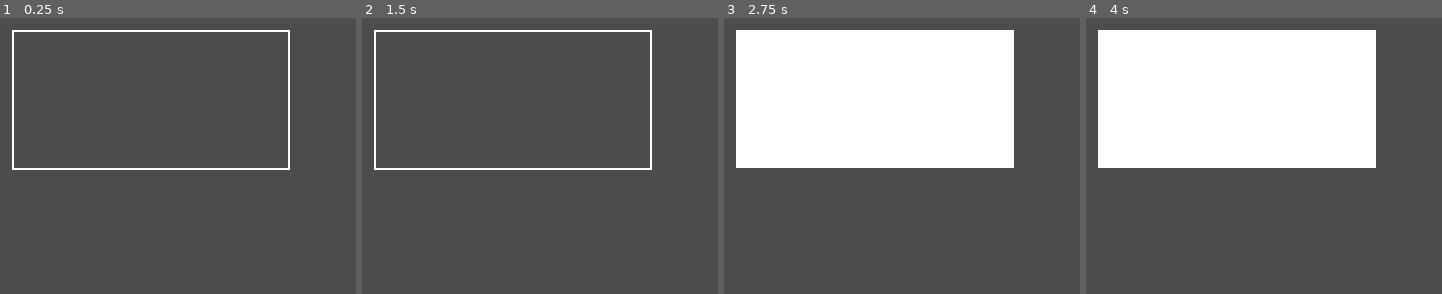
Above: before the commit, frames 1-4 (left to right).
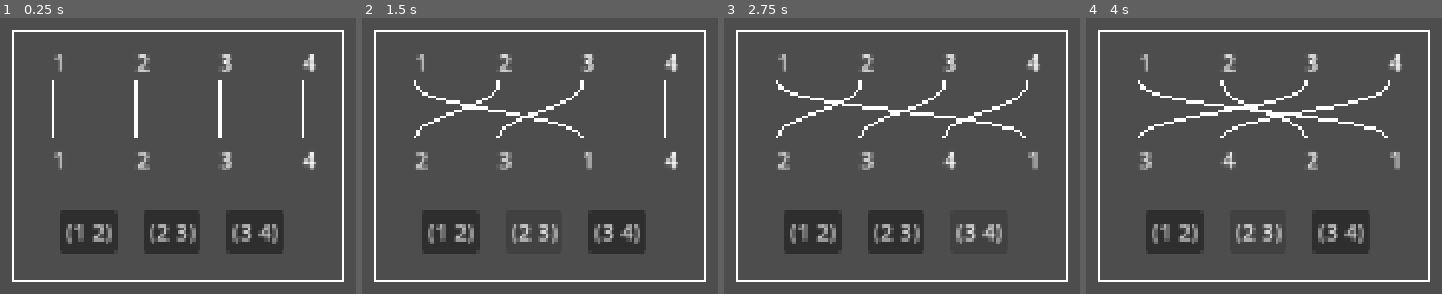
Above: after the commit, the same moments.

Repository: BenjaminGustafson/abstract-algebra-game
Game: Godot game, scene res://main.tscn
Same seed, same stepped clock (60 frames per second), same inputs: the game is played once before the commit and once after it.
Inputs (mouse positions are in pixels of both pictures, inside the frame that each line leads up to):
- Up to frame 1 (0.25 s): no input
- Up to frame 2 (1.5 s): click (451, 230) at 0.5 s, where only the run after the commit has a clickable "(1 2)"; click (532, 230) at 1.25 s, where only the run after the commit has a clickable "(2 3)"
- Up to frame 3 (2.75 s): click (980, 230) at 2 s, where only the run after the commit has a clickable "(3 4)"
- Up to frame 4 (4 s): click (1175, 230) at 2.75 s, where only the run after the commit has a clickable "(1 2)"; click (1256, 230) at 3.5 s, where only the run after the commit has a clickable "(2 3)"

The runs differ from the first frame. In frame 1, 11% of the frame differs, in the area x 3-97%, y 4-96%; in frame 2, 9.6%; in frame 3, 44%; in frame 4, 43%.

Commit message:
create symmetric group

Diff:
--- /dev/null
+++ b/group-theory-godot/group.gd
@@ -0,0 +1,15 @@
+class_name Group
+extends Node2D
+
+signal state_changed(element)
+
+var size := Vector2(200, 120)
+var current
+
+func _draw() -> void:
+	draw_rect(Rect2(Vector2.ZERO, size), Color.WHITE, false)
+
+func set_current(e) -> void:
+	current = e
+	queue_redraw()
+	state_changed.emit(e)
--- a/group-theory-godot/main.gd
+++ b/group-theory-godot/main.gd
@@ -1,11 +1,6 @@
 extends Node2D
 
-var filled := false
-
-func _draw():
-	draw_rect(Rect2(50, 50, 200, 100), Color.WHITE, filled)
-
-func _input(event):
-	if event is InputEventMouseButton and event.pressed:
-		filled = not filled
-		queue_redraw()
+func _ready():
+	var g := SymmetricGroup.new(4)
+	g.position = Vector2(50, 50)
+	add_child(g)
--- /dev/null
+++ b/group-theory-godot/permutation.gd
@@ -0,0 +1,16 @@
+class_name Permutation
+extends RefCounted
+
+var row: Array  # bottom row, e.g. [2, 1, 3]
+
+func _init(r: Array) -> void:
+	row = r.duplicate()
+
+func swap_positions(i: int, j: int) -> Permutation:
+	var r := row.duplicate()
+	r[i] = row[j]
+	r[j] = row[i]
+	return Permutation.new(r)
+
+func equals(other: Permutation) -> bool:
+	return row == other.row
--- /dev/null
+++ b/group-theory-godot/symmetric_group.gd
@@ -0,0 +1,37 @@
+class_name SymmetricGroup
+extends Group
+
+var n: int
+
+func _init(degree: int) -> void:
+	n = degree
+	size = Vector2(60 * n, 180)
+	current = Permutation.new(range(1, n + 1))
+
+func _ready() -> void:
+	for i in n - 1:
+		var b := Button.new()
+		b.text = "(%d %d)" % [i + 1, i + 2]
+		b.position = Vector2(size.x * (i + 1) / n - 25, size.y - 50)
+		b.pressed.connect(func(): set_current(current.swap_positions(i, i + 1)))
+		add_child(b)
+
+func _column_x(i: int) -> float:
+	return size.x * (i + 0.5) / n
+
+func _draw() -> void:
+	super._draw()
+	for i in n:
+		draw_string(ThemeDB.fallback_font, Vector2(_column_x(i), 30), str(i + 1))
+		draw_string(ThemeDB.fallback_font, Vector2(_column_x(i), 100), str(current.row[i]))
+	for i in n:
+		_draw_curve(_column_x(i), _column_x(current.row.find(i + 1)))
+
+
+func _draw_curve(x0: float, x1: float) -> void:
+	var a := Vector2(x0, 38)
+	var d := Vector2(x1, 80)
+	var pts := PackedVector2Array()
+	for k in 21:
+		pts.append(a.bezier_interpolate(Vector2(x0, 59), Vector2(x1, 59), d, k / 20.0))
+	draw_polyline(pts, Color.WHITE)
Not shown, added: group-theory-godot/group.gd.uid
Not shown, added: group-theory-godot/permutation.gd.uid
Not shown, added: group-theory-godot/symmetric_group.gd.uid
